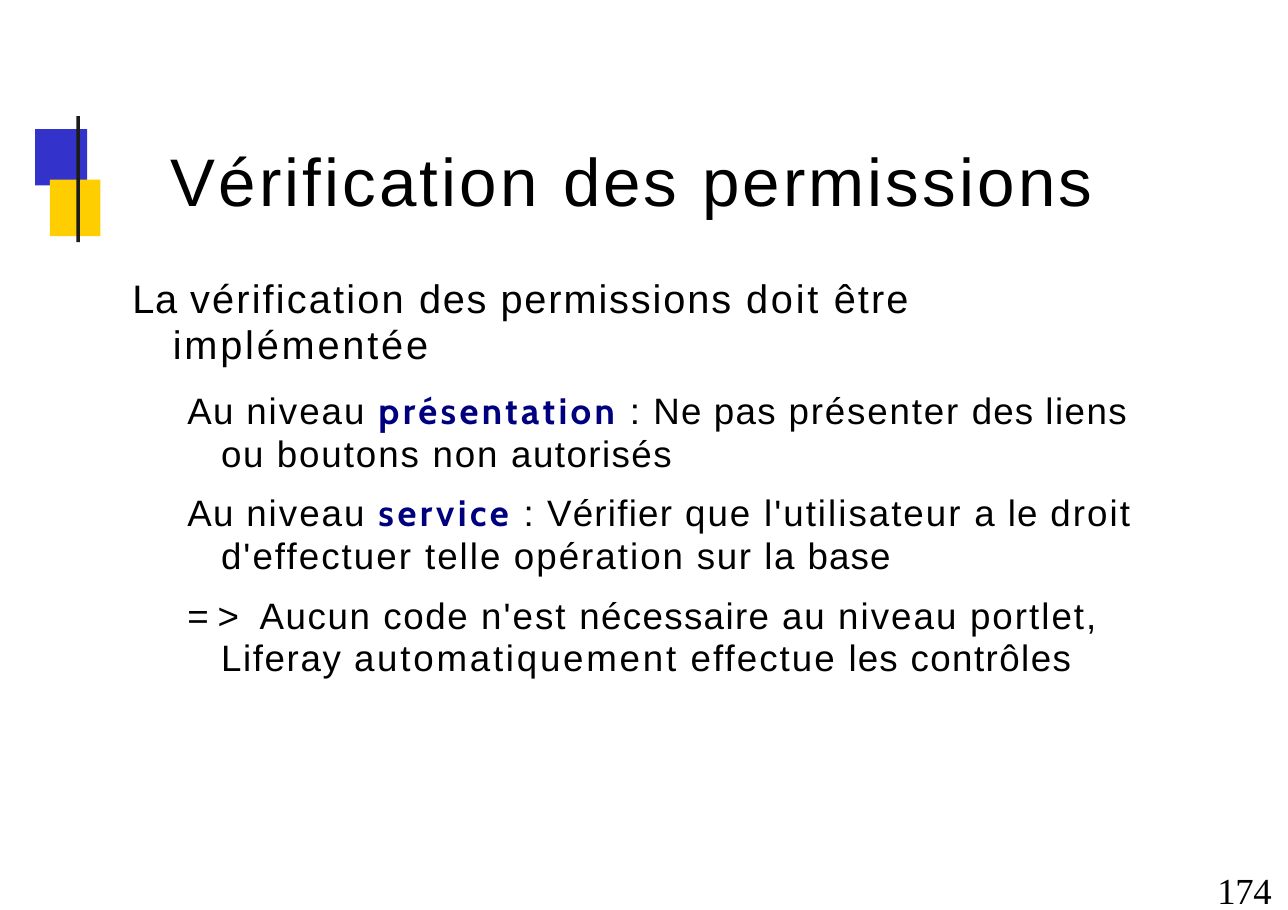
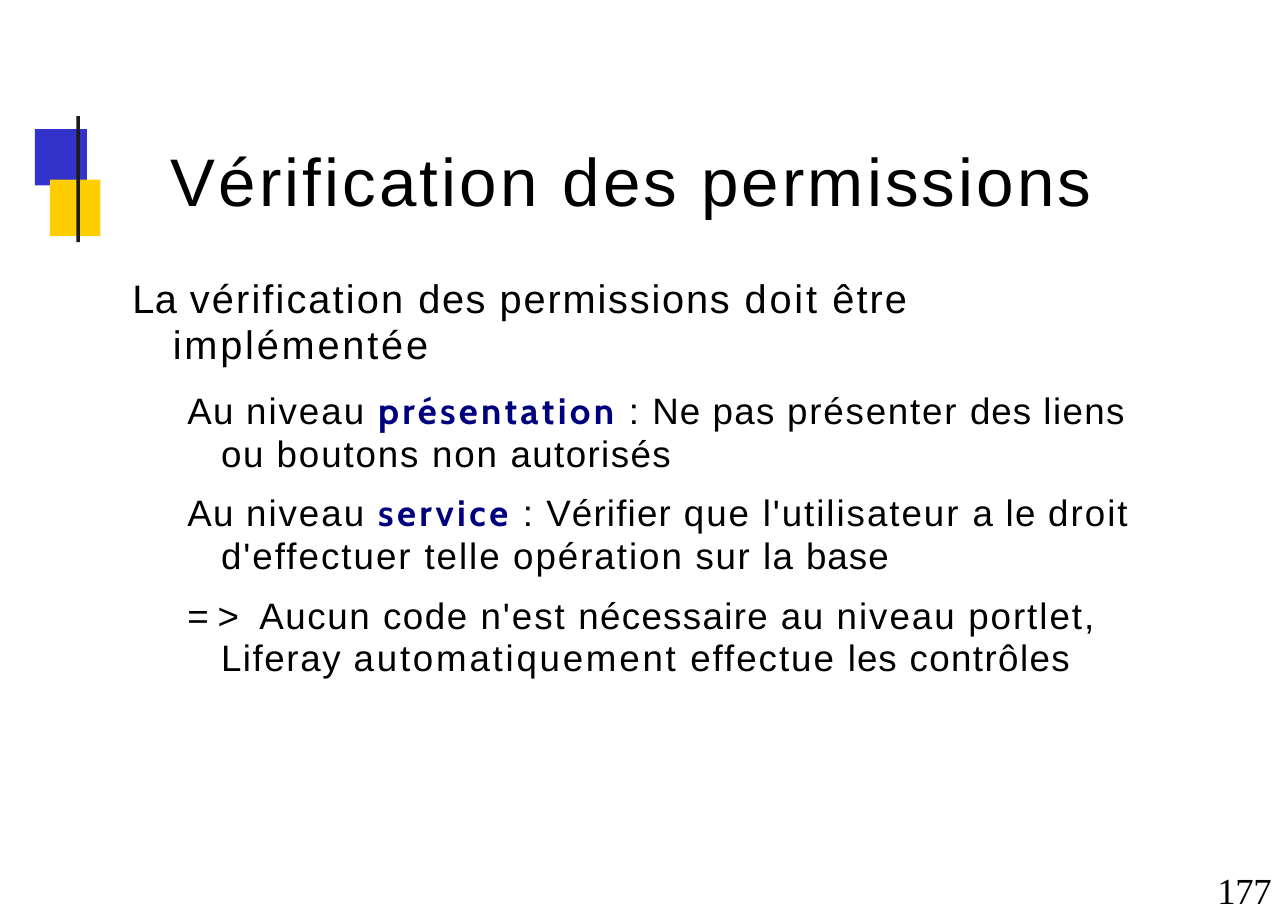
Before and after one commit to dthibau/liferay, a slide deck: slide 177 of Lrd7.pptx (slide 174 before the commit). Drawn at 1288x910 pixels with LibreOffice and Linux fonts; fonts in the diff are those of the drawing; background and template pictures are left out. Boxes give left, top, right and bottom in pixels: in the first picture for what was removed or moved away, otherwise in the second. Text is boxed around its words. In the diff, an @@ line names an element or a change of style, - is before the commit and + after.

```diff
--- a/Lrd7.pptx
+++ b/Lrd7.pptx
@@ title "Vérification des permissions" at bbox=[171, 156, 1091, 219]: letter spacing 2.1 to 2 pt in "Vérification permissions" @@
@@ text at bbox=[187, 396, 1127, 678]: letter spacing 1 to 0.9 pt in "liens autorisés", "a", "contrôles"; letter spacing 1.2 to 1.1 pt in "ou"; letter spacing 1.4 to 1.3 pt in "que droit d'effectuer"; letter spacing 0.8 to 0.7 pt in "base" @@
@@ page number at bbox=[1217, 880, 1271, 904]: text changed @@
-174
+177
```
Also in this commit, not shown: 42 other slides changed, 3 slides added, 3 other files.
